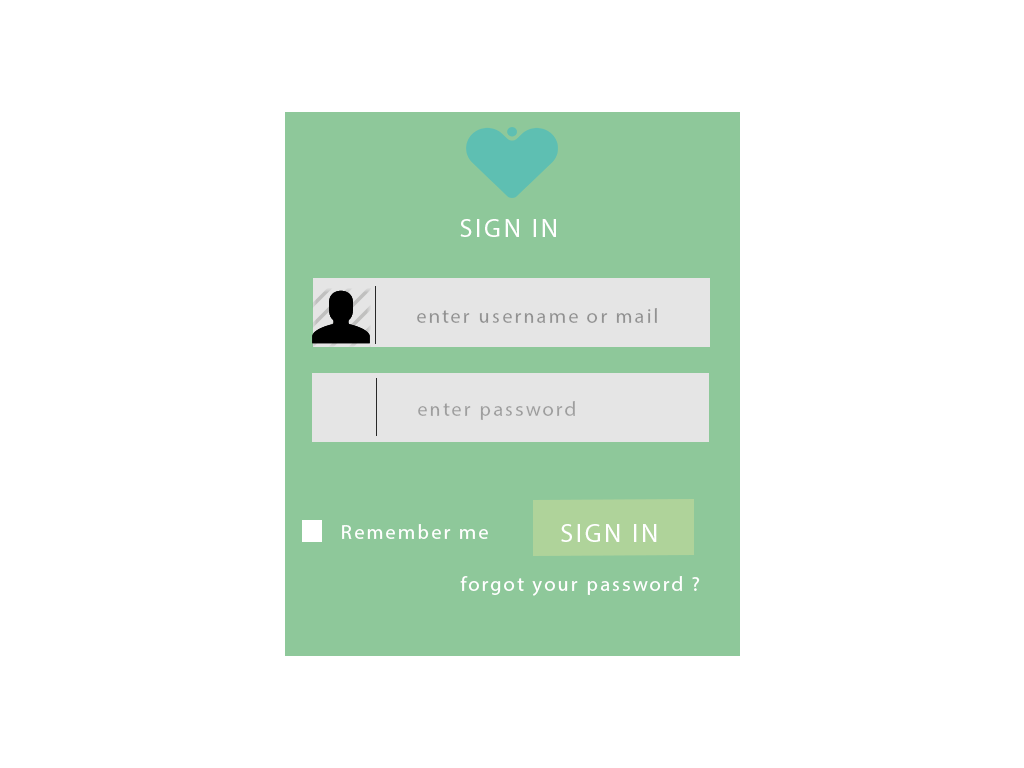
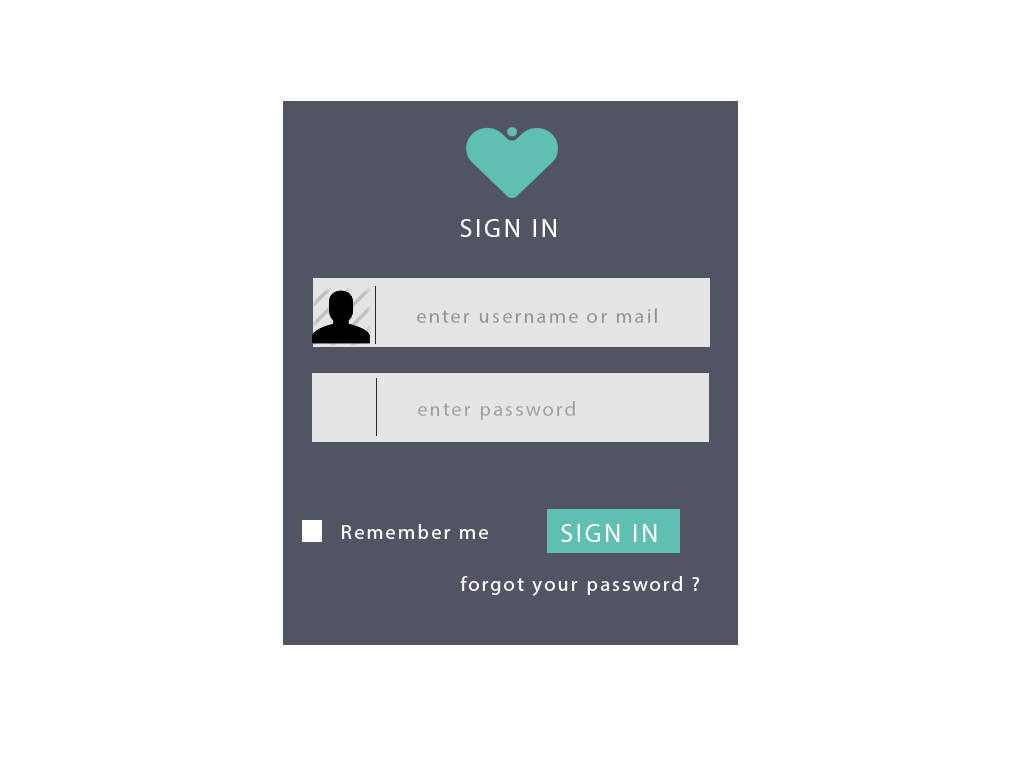
Layer changes from the first 1024px x 768px image to the second:
renamed "Rechthoek 3" to "Rechthoek 8", moved it above "forgot your password ?", painted on it over [533, 499, 694, 556]
painted on "Rechthoek 1" over [283, 101, 740, 656]
